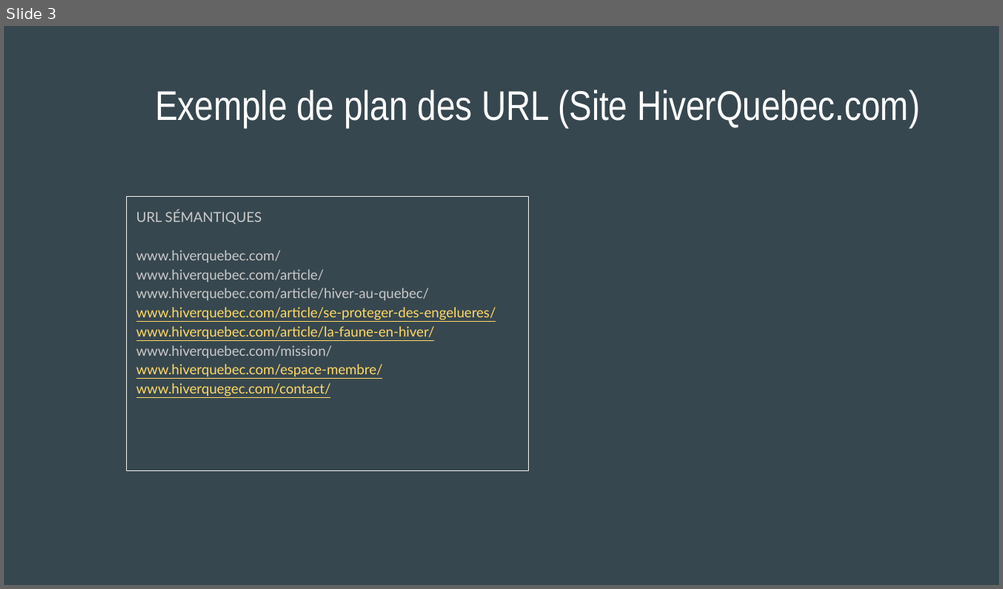
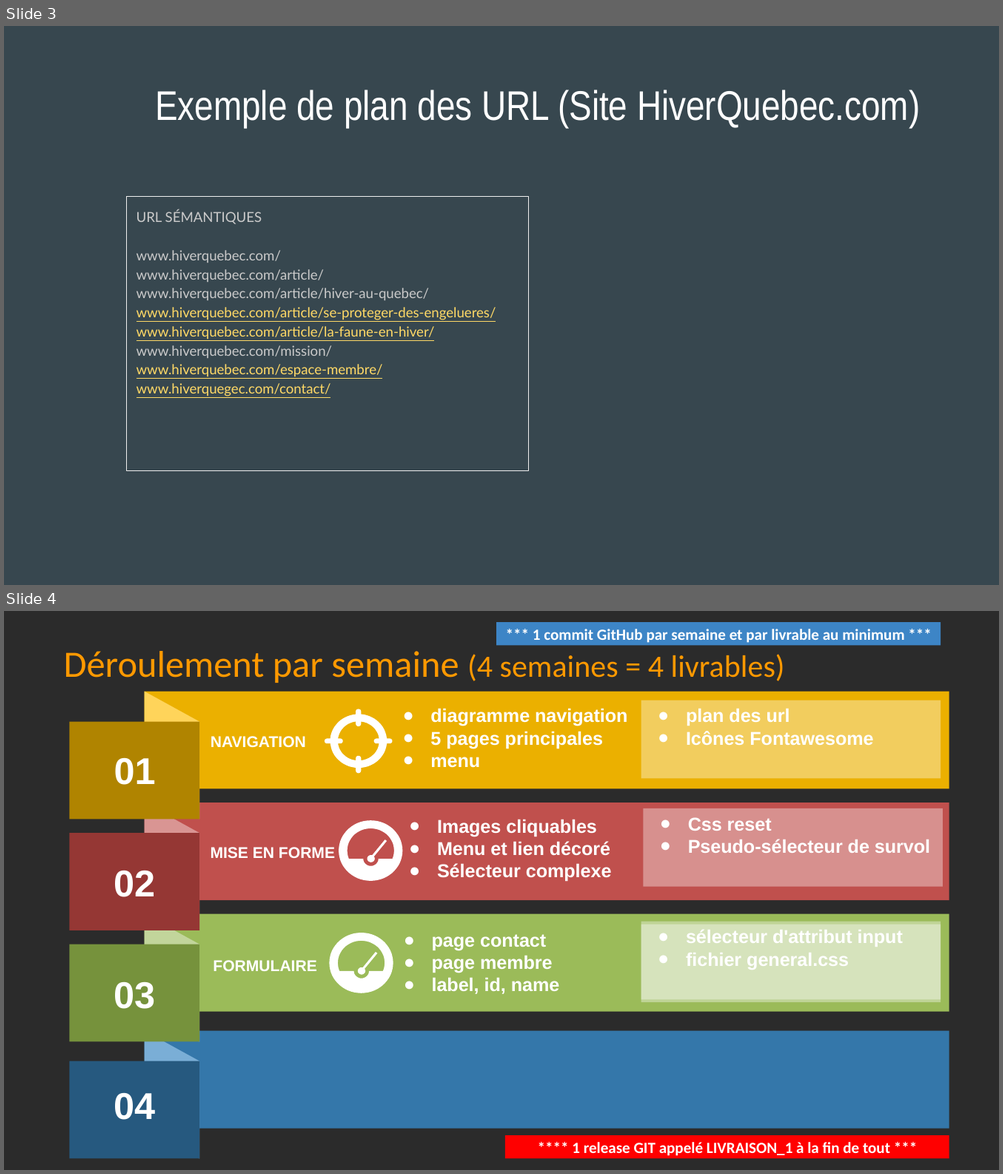
Before and after one commit to cegepmatane/technologies-web-2024-enderbird, a slide deck: MON SITE/documents/Diagramme et plan de navigation.pptx. Shown one above the other, each under a label of ours: slide 3 before the commit, slides 3 and 4 after it. The pictures are 1003x589 and 1003x1174 pixels, drawn with LibreOffice and Linux fonts; fonts in the diff are those of the drawing; background and template pictures are left out; a plain dark background stands for a picture behind light text. Boxes give left, top, right and bottom in pixels: in the first picture for what was removed or moved away, otherwise in the second. Text is boxed around its words. In the diff, an @@ line names an element or a change of style, - is before the commit and + after.

```diff
--- a/MON SITE/documents/Diagramme et plan de navigation.pptx
+++ b/MON SITE/documents/Diagramme et plan de navigation.pptx
@@ slide 4 added at (4, 611, 999, 1170), background picture (left out) @@
@@ rectangle added at (496, 622, 940, 645), fill #3D85C6, 11.2 pt, text #FFFFFF, bold @@
+*** 1 commit GitHub par semaine et par livrable au minimum ***
@@ title added at (64, 651, 785, 683), 22.5 pt, text #FF9900 @@
+Déroulement par semaine (4 semaines = 4 livrables)
@@ group added at (70, 692, 949, 1159): 8 rectangles, 4 freeform shapes @@
@@ freeform shape added at (324, 709, 392, 774), fill #FFFFFF @@
@@ text added at (430, 708, 627, 768), 13.5 pt, text #FFFFFF, bold @@
+● diagramme navigation
+● 5 pages principales
+● menu
@@ rectangle added at (640, 701, 940, 779), fill #FFFFFF at 37% opacity, 13.5 pt, text #FFFFFF, bold @@
+● plan des url
+● Icônes Fontawesome
@@ text added at (210, 736, 306, 748), 11.2 pt, text #FFFFFF, bold @@
+NAVIGATION
@@ text added at (114, 758, 156, 785), 27 pt, text #FFFFFF, bold @@
+01
@@ rectangle added at (643, 809, 942, 888), fill #FFFFFF at 37% opacity, 13.5 pt, text #FFFFFF, bold @@
+● Css reset
+● Pseudo-sélecteur de survol
@@ freeform shape added at (338, 821, 402, 882), fill #FFFFFF @@
@@ text added at (437, 819, 612, 881), 13.5 pt, text #FFFFFF, bold @@
+● Images cliquables
+● Menu et lien décoré
+● Sélecteur complexe
@@ text added at (210, 847, 335, 858), 11.2 pt, text #FFFFFF, bold @@
+MISE EN FORME
@@ freeform shape added at (367, 840, 387, 863), fill #FFFFFF @@
@@ text added at (114, 871, 155, 897), 27 pt, text #FFFFFF, bold @@
+02
@@ rectangle added at (640, 921, 940, 1000), fill #FFFFFF at 37% opacity, 13.5 pt, text #FFFFFF, bold @@
+● sélecteur d'attribut input
+● fichier general.css
@@ freeform shape added at (329, 933, 393, 994), fill #FFFFFF @@
@@ text added at (432, 934, 560, 994), 13.5 pt, text #FFFFFF, bold @@
+● page contact
+● page membre
+● label, id, name
@@ rectangle added at (640, 924, 940, 1003), fill #FFFFFF at 37% opacity @@
@@ text added at (213, 960, 316, 971), 11.2 pt, text #FFFFFF, bold @@
+FORMULAIRE
@@ freeform shape added at (358, 952, 378, 975), fill #FFFFFF @@
@@ text added at (114, 982, 155, 1009), 27 pt, text #FFFFFF, bold @@
+03
@@ text added at (114, 1093, 155, 1120), 27 pt, text #FFFFFF, bold @@
+04
@@ rectangle added at (505, 1136, 949, 1159), fill #FF0000, 11.2 pt, text #FFFFFF, bold @@
+**** 1 release GIT appelé LIVRAISON_1 à la fin de tout ***
```
Also in this commit, not shown: 2 slides changed, 1 other slide added, 22 other files.
